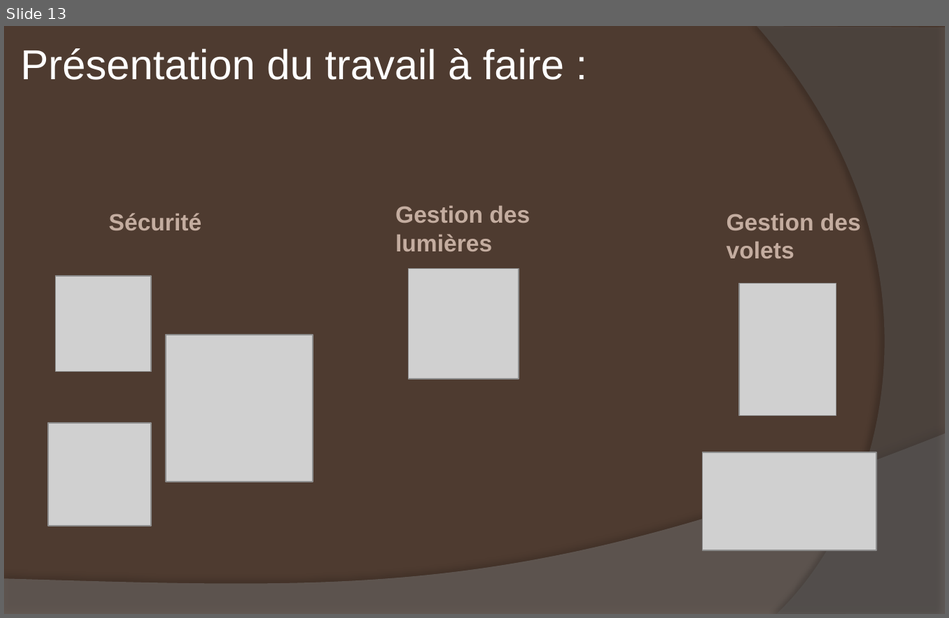
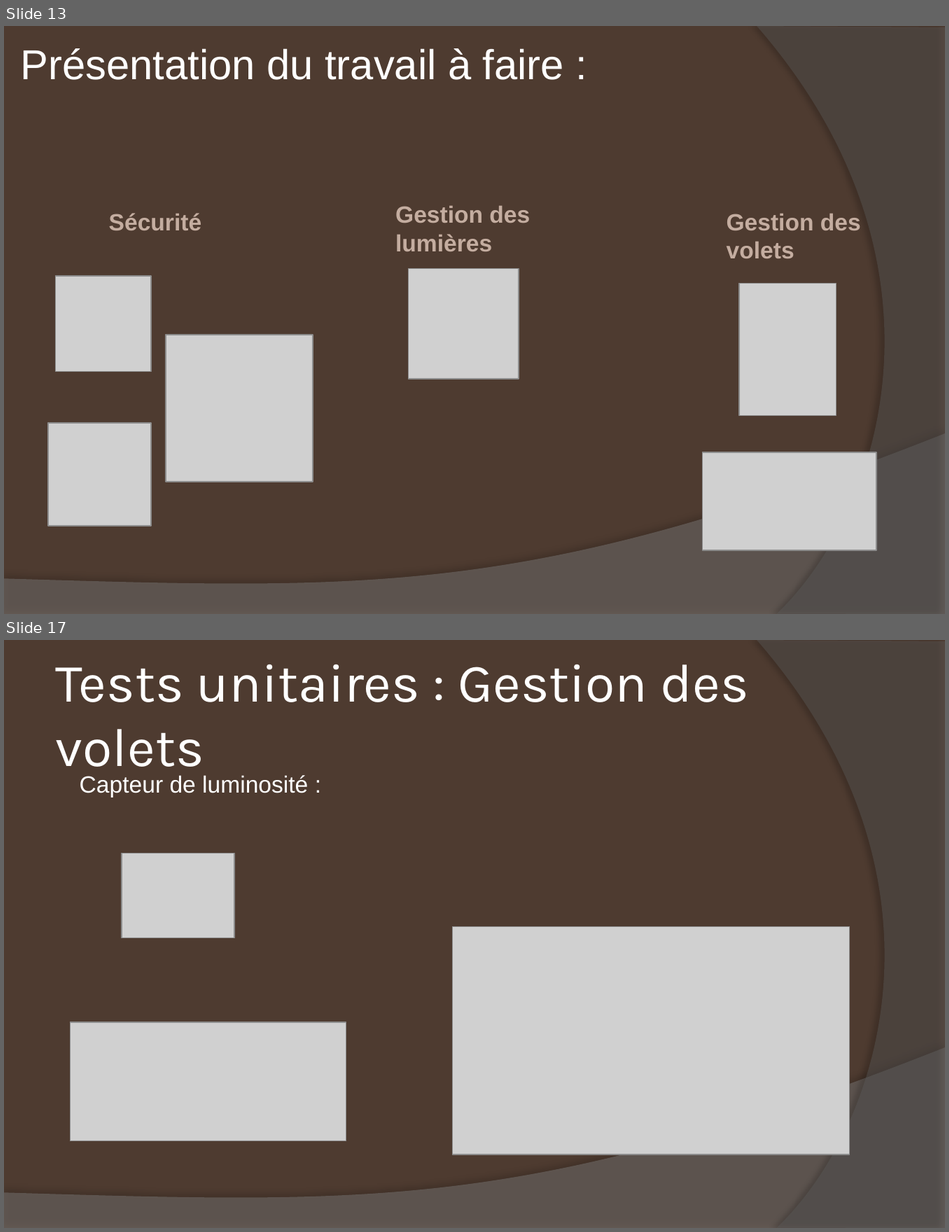
Before and after one commit to DrBalf/domotique_bts_sn_ec_projet, a slide deck: Rapport/Benjamin/RevueDeProjet.pptx. Shown one above the other, each under a label of ours: slide 13 before the commit, slides 13 and 17 after it; the slides between them are not shown. The pictures are 949x618 and 949x1232 pixels, drawn with LibreOffice and Linux fonts; fonts in the diff are those of the drawing; grey boxes stand for pictures. Boxes give left, top, right and bottom in pixels: in the first picture for what was removed or moved away, otherwise in the second. Text is boxed around its words. In the diff, an @@ line names an element or a change of style, - is before the commit and + after.

```diff
--- a/Rapport/Benjamin/RevueDeProjet.pptx
+++ b/Rapport/Benjamin/RevueDeProjet.pptx
@@ slide 17 added at [4, 640, 945, 1228], background #4E3B30; not listed: 2 template elements that a slide beside it also shows @@
@@ title added at [56, 664, 749, 779], 41.4 pt, text #FFFFFF @@
+Tests unitaires : Gestion des volets
@@ text added at [80, 775, 308, 797], 18 pt, text #FFFFFF @@
+Capteur de luminosité :
@@ picture added at [122, 854, 234, 938] @@
@@ picture added at [453, 927, 850, 1154] @@
@@ picture added at [70, 1022, 346, 1140] @@
```
Also in this commit, not shown: 2 slides changed, 1 other slide added, 12 other files.
